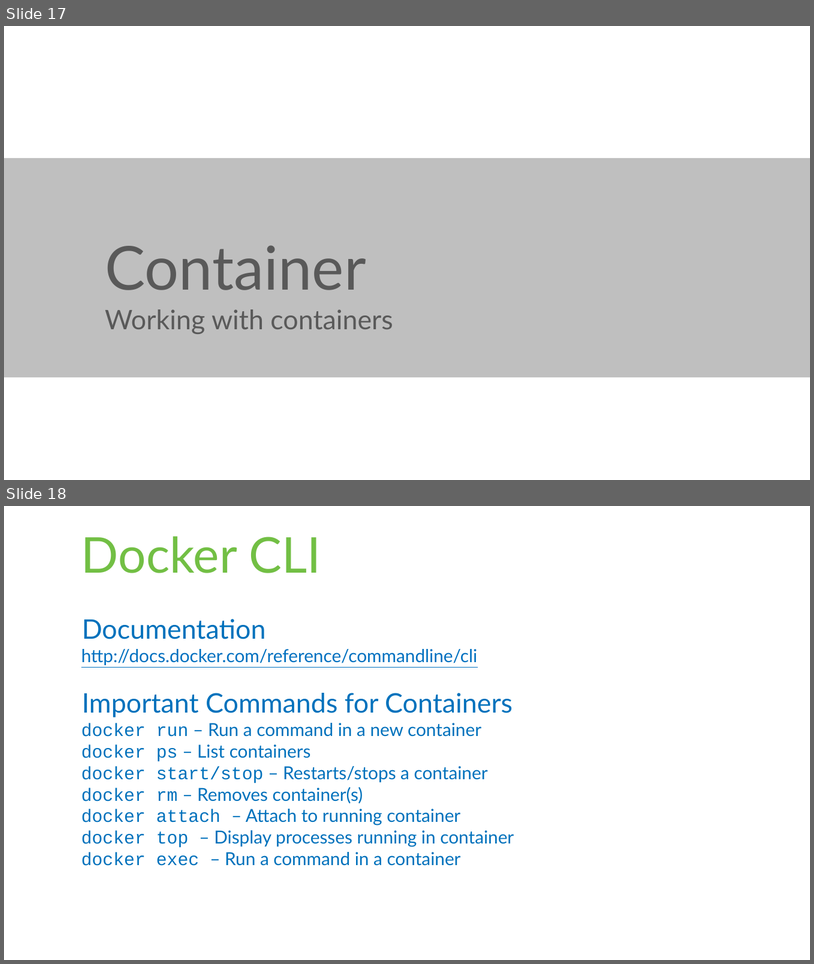
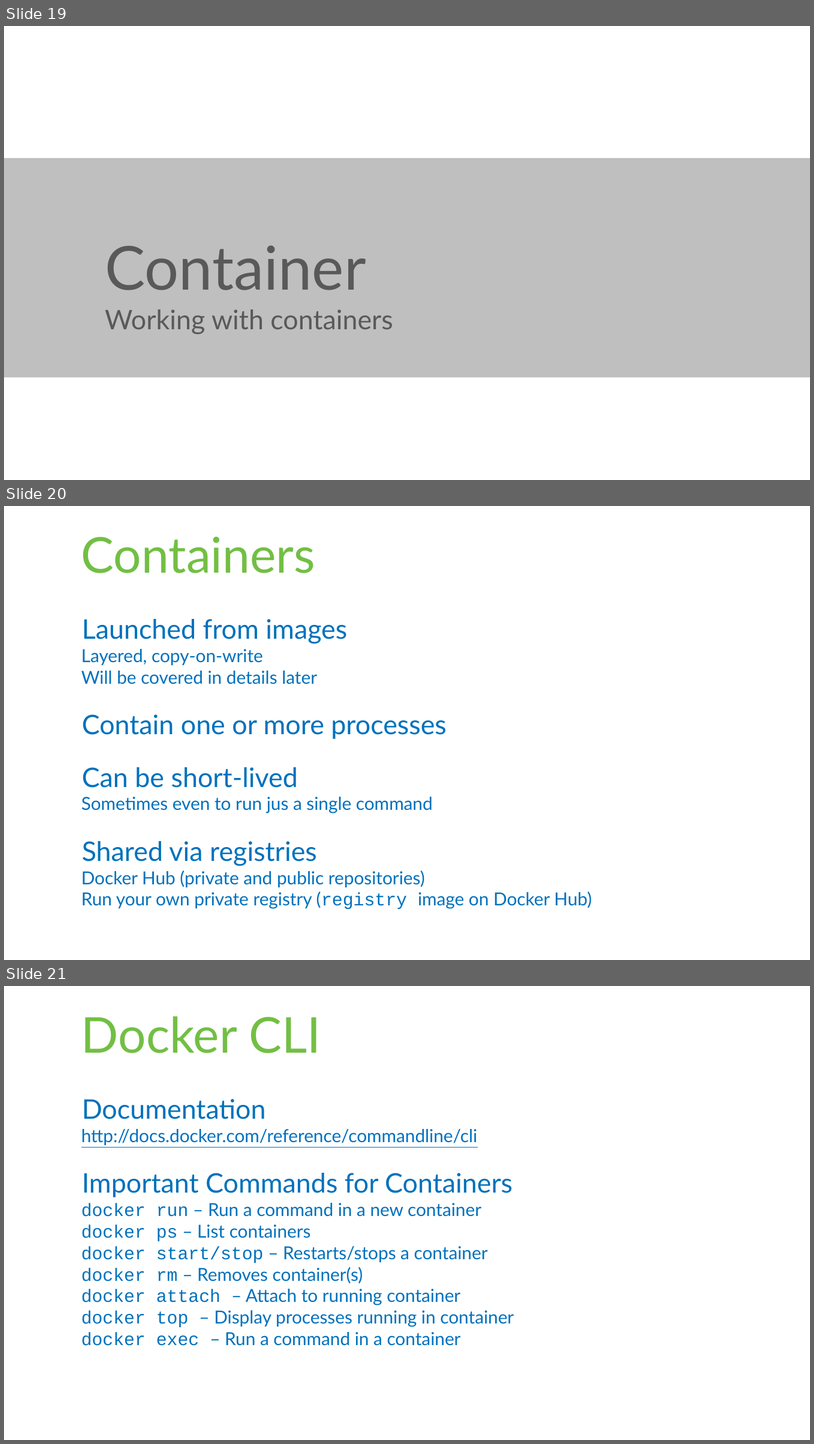
Before and after one commit to rstropek/DockerVS2015Intro, a slide deck: slides/Docker-Workshop.pptx. Shown one above the other, each under a label of ours: slides 17 and 18 before the commit, slides 19, 20 and 21 after it. The pictures are 814x964 and 814x1444 pixels, drawn with LibreOffice and Linux fonts; fonts in the diff are those of the drawing. Boxes give left, top, right and bottom in pixels: in the first picture for what was removed or moved away, otherwise in the second. Text is boxed around its words. In the diff, an @@ line names an element or a change of style, - is before the commit and + after.

```diff
--- a/slides/Docker-Workshop.pptx
+++ b/slides/Docker-Workshop.pptx
@@ slide 20 added at (4, 506, 810, 960), background #FFFFFF @@
@@ title added at (81, 537, 315, 573), 44 pt, text #72BF44 @@
+Containers
@@ text added at (81, 619, 592, 909), 16 pt, text #0071BC @@
+Launched from images
+  Layered, copy-on-write
+  Will be covered in details later
+Contain one or more processes
+Can be short-lived
+  Sometimes even to run jus a single command
+Shared via registries
+  Docker Hub (private and public repositories)
+  Run your own private registry (registry image on Docker Hub)
@@ what was slide 17 is now slide 19 @@
@@ what was slide 18 is now slide 21 @@
```
Also in this commit, not shown: 2 slides changed, 2 other slides added, 1 other file.
